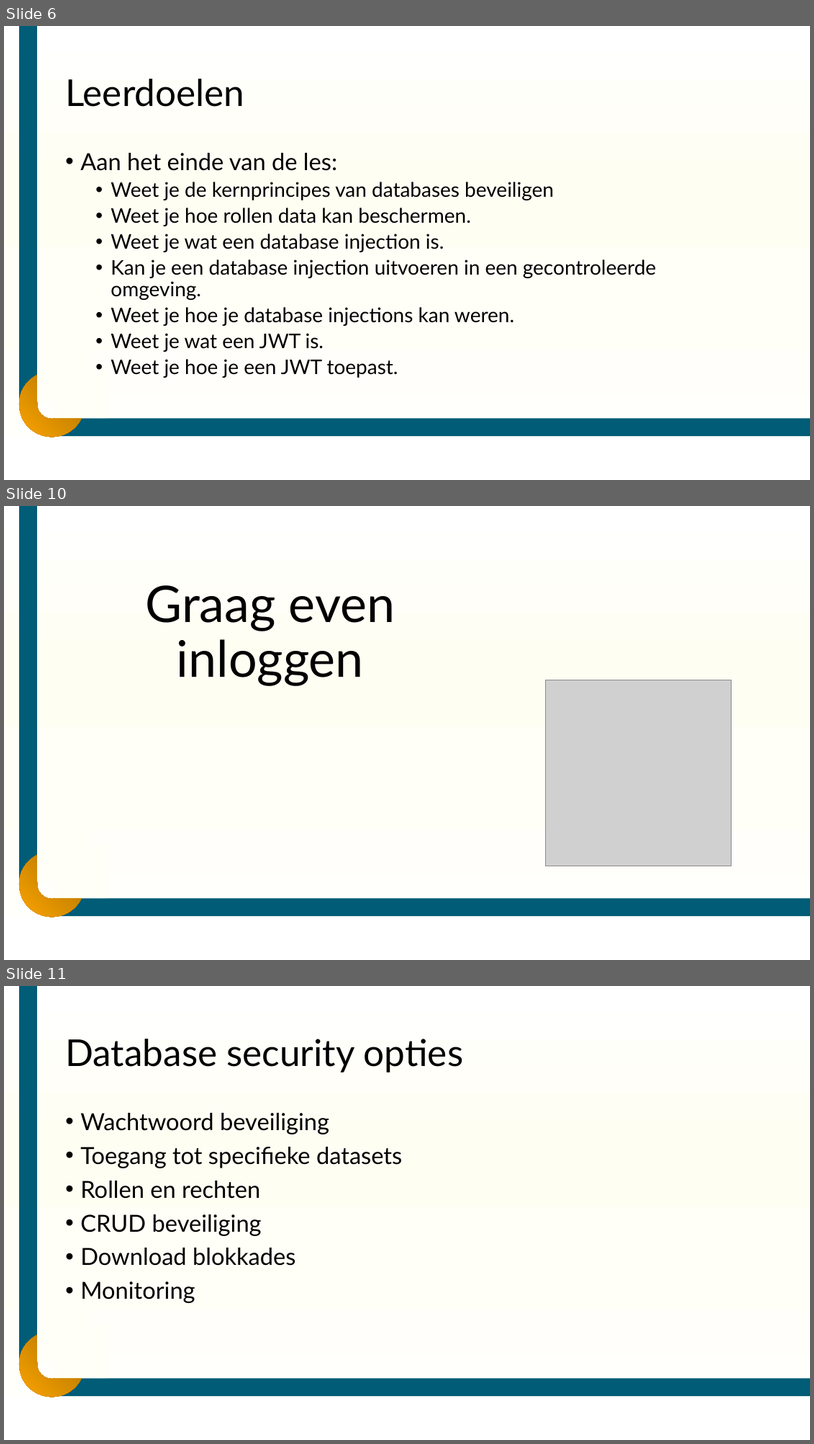
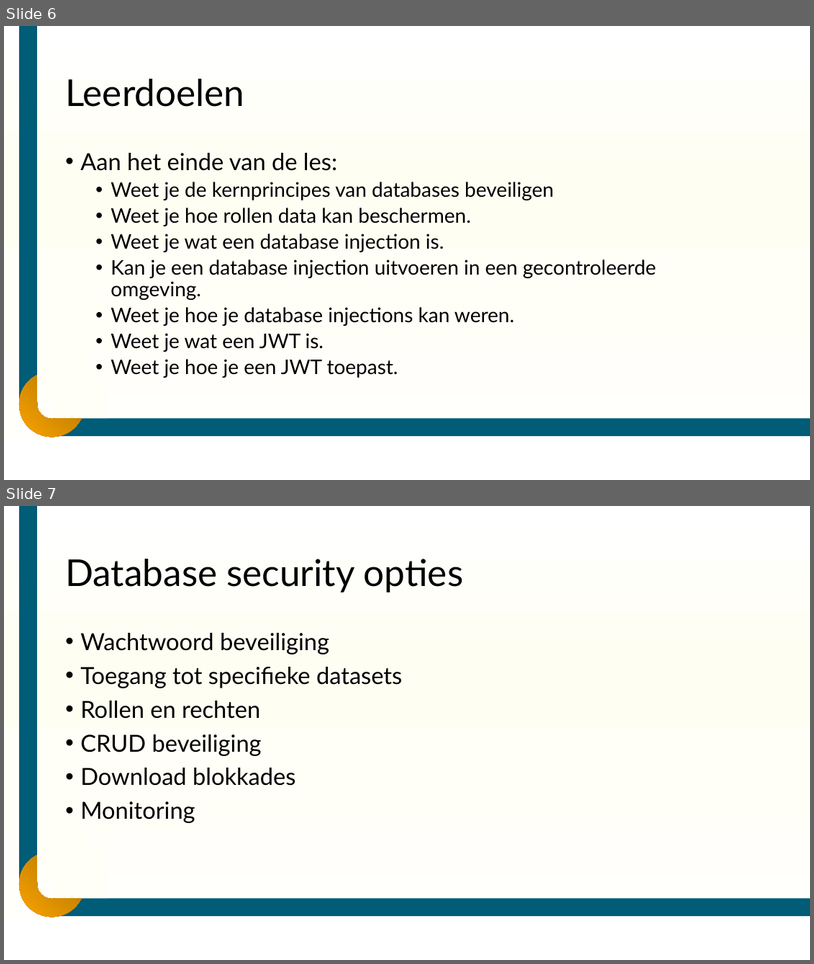
Before and after one commit to DummyMeneer/Cyber-Security, a slide deck: Lesmateriaal/Slides/CySec – les 4 - Database en JWT.pptx. Shown one above the other, each under a label of ours: slides 6, 10 and 11 before the commit, slides 6 and 7 after it; the slides between them are not shown. The pictures are 814x1444 and 814x964 pixels, drawn with LibreOffice and Linux fonts; fonts in the diff are those of the drawing; grey boxes stand for pictures; background and template pictures are left out. Boxes give left, top, right and bottom in pixels: in the first picture for what was removed or moved away, otherwise in the second. Text is boxed around its words. In the diff, an @@ line names an element or a change of style, - is before the commit and + after.

```diff
--- a/Lesmateriaal/Slides/CySec – les 4 - Database en JWT.pptx
+++ b/Lesmateriaal/Slides/CySec – les 4 - Database en JWT.pptx
@@ slide 10 removed at (4,506,810,960), background gradient #FFFFFF to #FFFEF3 to #FFFEF7; not listed: 5 template elements that a slide beside it also shows @@
@@ title removed at (145,585,395,686) @@
-Graag even inloggen
@@ picture removed at (546,680,732,866) @@
@@ what was slide 11 is now slide 7 @@
```
Also in this commit, not shown: 1 slide changed, 17 other slides removed, 12 other files.
